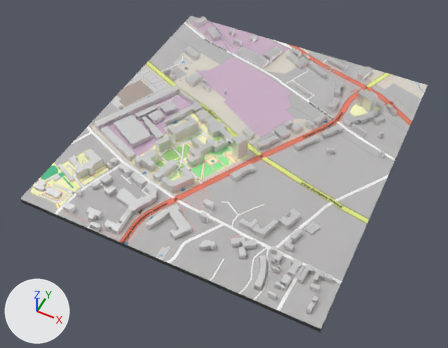
The glTF model mapupper.glb as it was, and as the next commit left it.
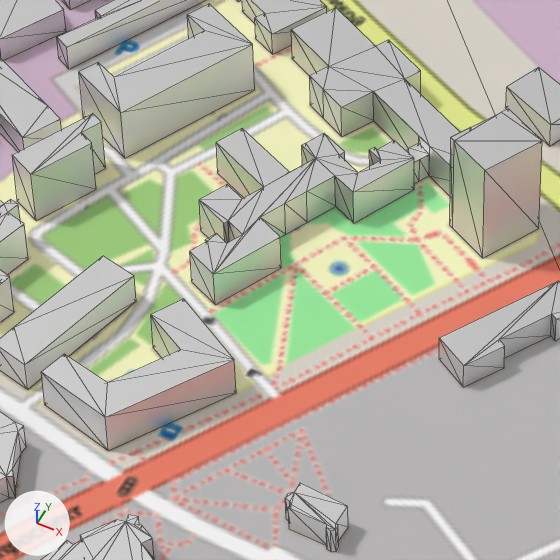
Old and new are each drawn whole from a 50 mm lens placed at (636.0, -1506.0, 1652.0), pointed at (-55.0, -124.0, -76.0) and again close up on the part from 34% to 56% of the width and 33% to 61% of the height. Arrows for +X, +Y and +Z are at lower left; the lights stay in place. The close-ups show mesh edges as thin lines. Where no turn or scale is listed for an object, it has been applied to the vertices. Vertices at the same position are counted once.

The first close-up shows '1korp', '2korp', '3korp', '4korp', '5korp', '7korp', '9korp', 'Areas:building', 'EXPORT_OSM_MAPNIK_WM'.
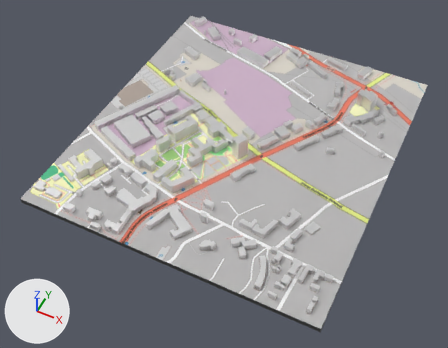
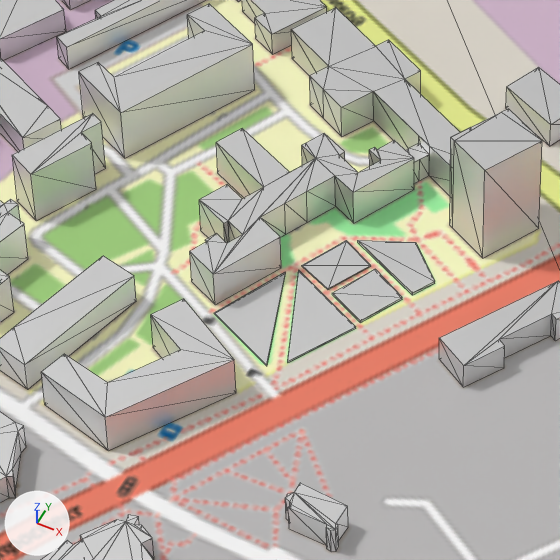
What differs and where, as boxes [x1, y1, x2, y2] in the close-ups (560 x 560 px):
'1korp', reshaped (9% wider, 34% taller): before [190, 128, 414, 305]; after [190, 128, 435, 366]
part 1 of me_areas_building_001, added: after [214, 240, 435, 366]

What the commit changed:
me_areas_building_001 is used by ob_1korp; location (-127.6, -123.4, 9.7).
me_areas_building_001 had 70 vertices, 103 faces and spanned x -71.0..50.0, y -86.0..69.0, z -10.0..19.0.
me_areas_building_001 now has 106 vertices, 154 faces and spans x -71.0..98.0, y -117.0..69.0, z -10.0..19.0.
Part 1, on me_areas_building_001:
36 vertices are added at x -14.0..98.0, y -117.0..17.0, z -10.0..-8.0.
51 new faces join them.
